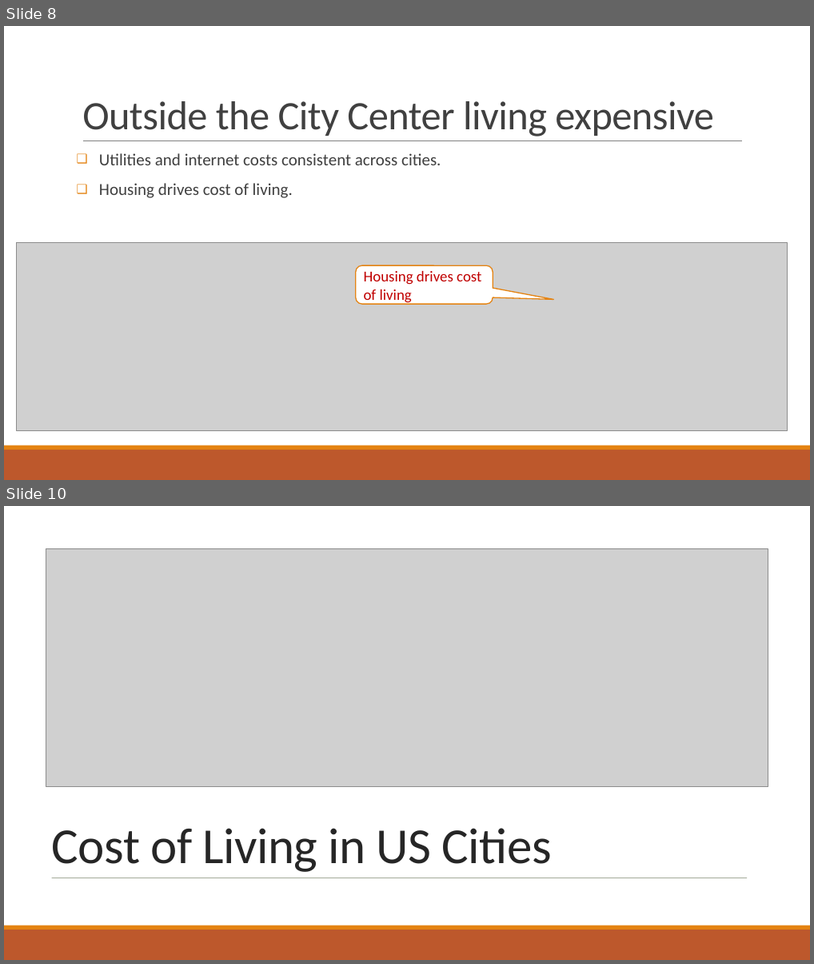
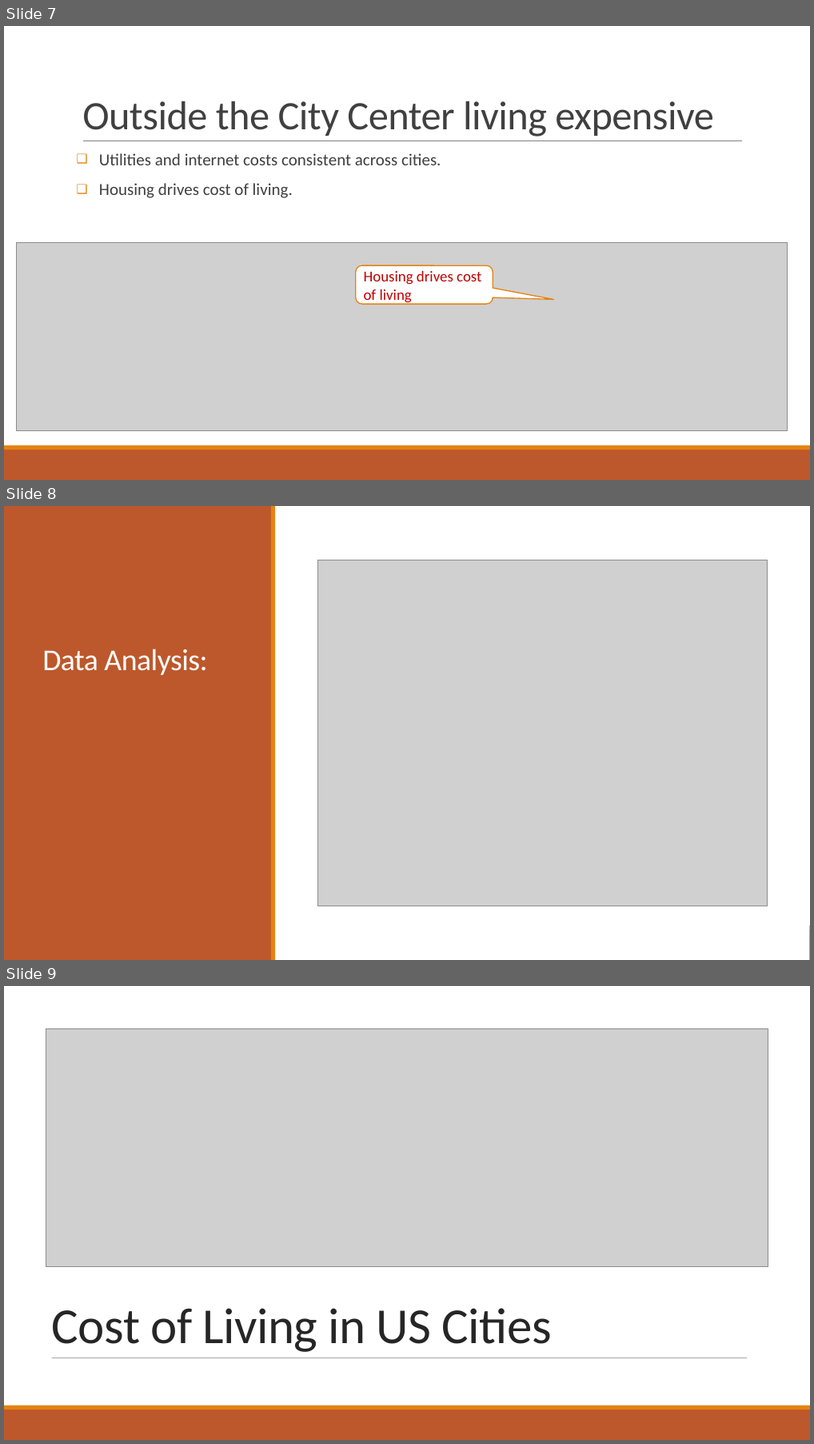
Before and after one commit to TsebaotK/Cost-of-Living, a slide deck: Project1-Presentation.pptx. Shown one above the other, each under a label of ours: slides 8 and 10 before the commit, slides 7, 8 and 9 after it; the slides between them are not shown. The pictures are 814x964 and 814x1444 pixels, drawn with LibreOffice and Linux fonts; fonts in the diff are those of the drawing; grey boxes stand for pictures. Boxes give left, top, right and bottom in pixels: in the first picture for what was removed or moved away, otherwise in the second. Text is boxed around its words. In the diff, an @@ line names an element or a change of style, - is before the commit and + after.

```diff
--- a/Project1-Presentation.pptx
+++ b/Project1-Presentation.pptx
@@ slide 8 added at (x1=4, y1=506, x2=810, y2=960), background #FFFFFF; not listed: 2 template elements that a slide beside it also shows @@
@@ rectangle added at (x1=4, y1=506, x2=810, y2=960), fill #FFFFFF @@
@@ rectangle added at (x1=4, y1=506, x2=272, y2=960), fill #BD582C @@
@@ rectangle added at (x1=271, y1=506, x2=276, y2=960), fill #E48312 @@
@@ picture added at (x1=318, y1=560, x2=767, y2=906) @@
@@ title added at (x1=42, y1=648, x2=207, y2=675), 36 pt, text #FFFFFF @@
+Data Analysis:
@@ what was slide 8 is now slide 7 @@
@@ what was slide 10 is now slide 9 @@
```
Also in this commit, not shown: 6 slides changed, 1 other slide added, 3 slides removed.
